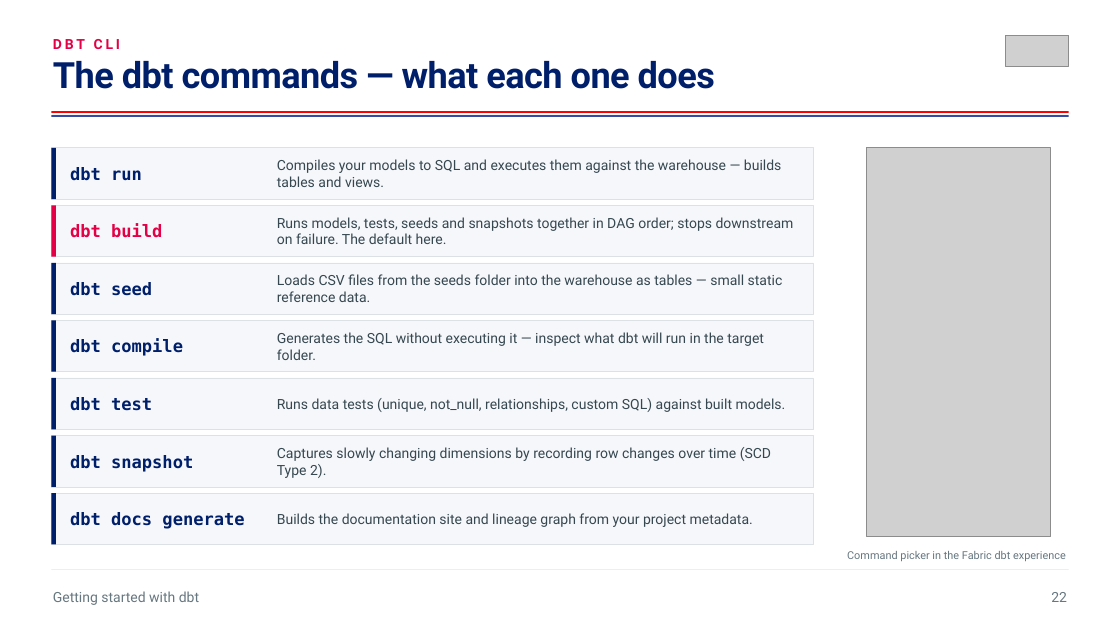
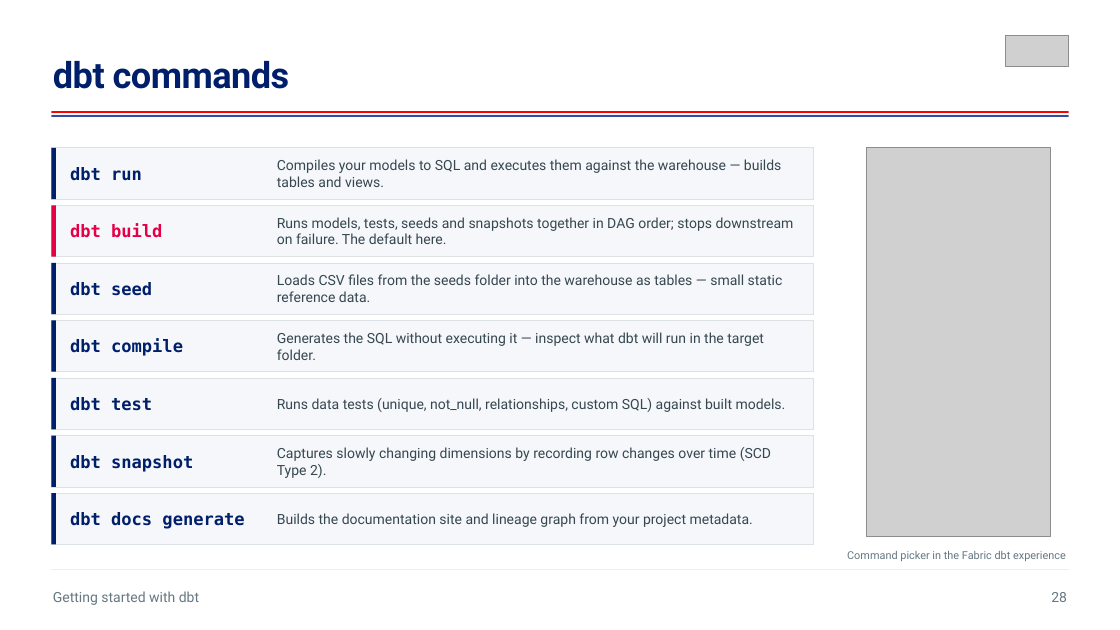
Before and after one commit to aboerger/getting-started-with-dbt, a slide deck: slide 21 of sql-as-software-getting-started-with-dbt.pptx (slide 25 before the commit). Drawn at 1120x630 pixels with LibreOffice and Linux fonts; fonts in the diff are those of the drawing; grey boxes stand for pictures. Boxes give left, top, right and bottom in pixels: in the first picture for what was removed or moved away, otherwise in the second. Text is boxed around its words. In the diff, an @@ line names an element or a change of style, - is before the commit and + after.

```diff
--- a/sql-as-software-getting-started-with-dbt.pptx
+++ b/sql-as-software-getting-started-with-dbt.pptx
@@ text removed at (x1=53, y1=39, x2=120, y2=49) @@
-DBT CLI
@@ text at (x1=53, y1=61, x2=290, y2=89): text changed @@
-The dbt commands — what each one does
+dbt commands
@@ text at (x1=1051, y1=592, x2=1067, y2=602): text changed @@
-22
+28
```
Also in this commit, not shown: 29 other slides changed, 4 slides added, 1 slide removed, 2 other files.
